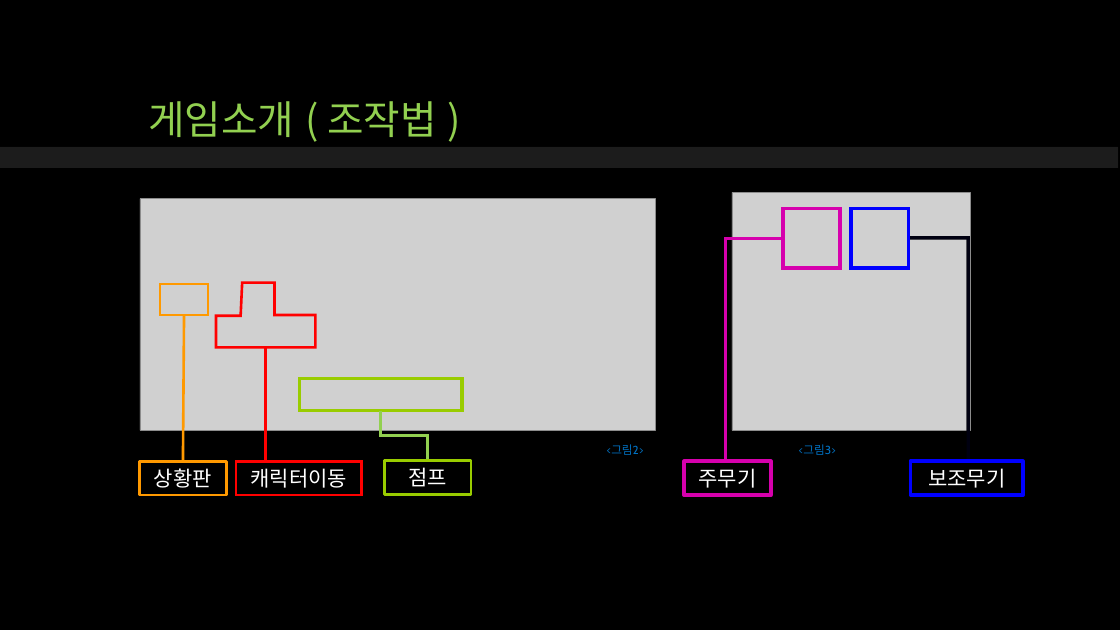
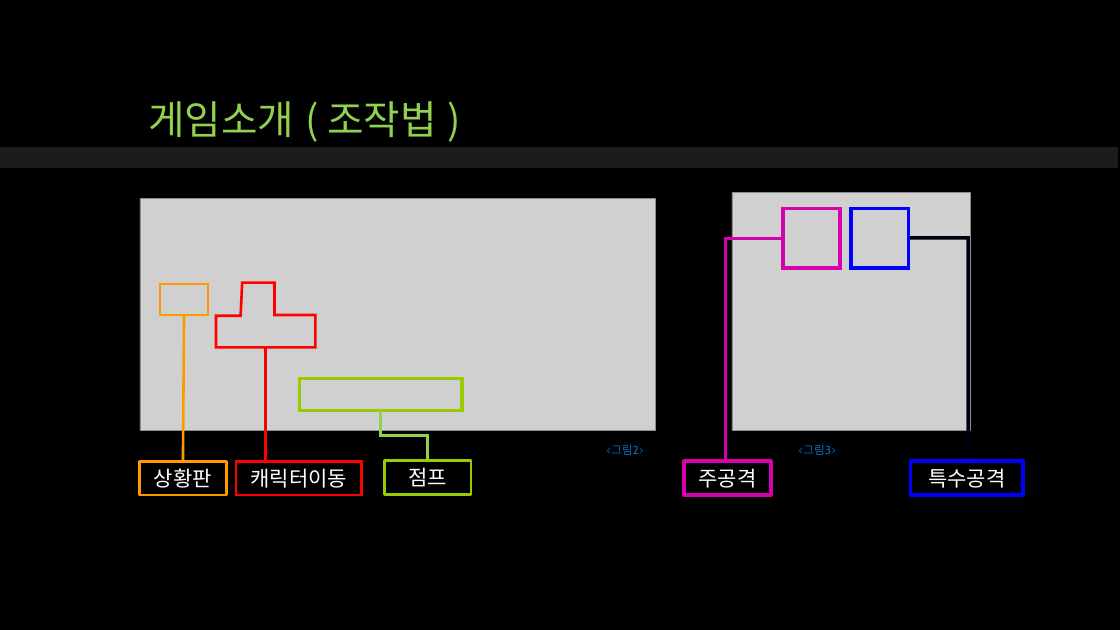
Before and after one commit to qwert830/SP, a slide deck: slide 10 of 기획/UTB_Unknown_Team_Battle.pptx. Drawn at 1120x630 pixels with LibreOffice and Linux fonts; fonts in the diff are those of the drawing; grey boxes stand for pictures. Boxes give left, top, right and bottom in pixels: in the first picture for what was removed or moved away, otherwise in the second. Text is boxed around its words. In the diff, an @@ line names an element or a change of style, - is before the commit and + after.

```diff
--- a/기획/UTB_Unknown_Team_Battle.pptx
+++ b/기획/UTB_Unknown_Team_Battle.pptx
@@ text in rectangle at bbox=[699, 468, 757, 488]: text changed @@
-주무기
+주공격
@@ text in rectangle at bbox=[928, 468, 1005, 488]: text changed @@
-보조무기
+특수공격
```
Also in this commit, not shown: 1 other slide changed.
